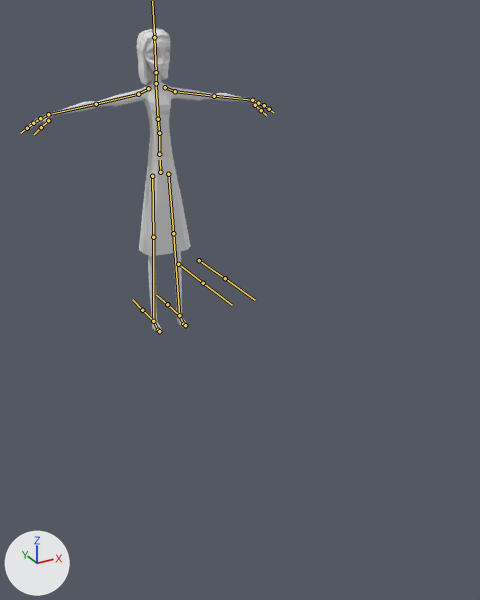
The FBX model Assets/Resources/Models/Players/New Models/Popular.fbx: old version first, new version second.
One viewpoint serves both versions: a 50 mm lens placed at (-4.54, -11.15, 5.83), pointed at (-0.37, -3.57, 2.04). The lights are fixed; the arrows at lower left show +X, +Y and +Z. The bones that bend it are drawn over the model as lines.

In view in the first picture: 'Body'.
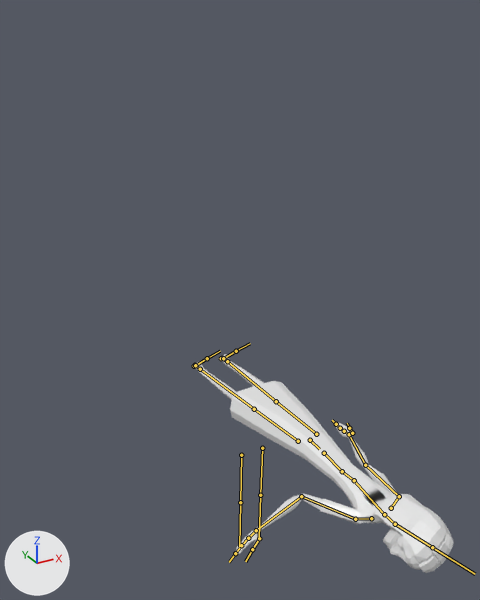
The newer file adds an action. The first version stands in its rest pose; the second is drawn at frame 91 of the action 'Armature|Death'.

The change, as JSON lines over the scene's bpy script:
```json
{"block": "bone_hips", "where": "bone_hips = bpy.data.objects['Armature'].pose.bones['Hips']"}
{"op": "set", "path": "bone_hips.location", "old": "(0.0, 0.0, 0.0)", "new": "(0.0, -7.06, 12.9)"}
{"op": "set", "path": "bone_hips.rotation_quaternion", "old": "(1.0, 0.0, 0.0, 0.0)", "new": "(0.689, 0.724, 0.016, -0.015)", "note": "degrees (0, 0, 0) -> degrees (93, 3, 0)"}
{"block": "bone_chest", "where": "bone_chest = bpy.data.objects['Armature'].pose.bones['Chest']  # child of 'UpperBack'"}
{"op": "set", "path": "bone_chest.rotation_quaternion", "old": "(1.0, 0.0, 0.0, 0.0)", "new": "(0.996, 0.083, 0.04, 0.013)", "note": "degrees (0, 0, 0) -> degrees (10, 4, 2)"}
{"block": "bone_neck", "where": "bone_neck = bpy.data.objects['Armature'].pose.bones['Neck']  # child of 'Chest'"}
{"op": "set", "path": "bone_neck.rotation_quaternion", "old": "(1.0, 0.0, 0.0, 0.0)", "new": "(0.983, -0.183, -0.015, -0.012)", "note": "degrees (0, 0, 0) -> degrees (-21, -2, -1)"}
{"block": "bone_head", "where": "bone_head = bpy.data.objects['Armature'].pose.bones['Head']  # child of 'Neck'"}
{"op": "set", "path": "bone_head.rotation_quaternion", "old": "(1.0, 0.0, 0.0, 0.0)", "new": "(0.871, -0.007, -0.49, -0.036)", "note": "degrees (0, 0, 0) -> degrees (2, -59, -6)"}
{"block": "bone_shoulder_l", "where": "bone_shoulder_l = bpy.data.objects['Armature'].pose.bones['Shoulder.L']  # child of 'Chest'"}
{"op": "set", "path": "bone_shoulder_l.location", "old": "(0.0, 0.0, 0.0)", "new": "(-0.06, -0.03, 0.0)"}
{"op": "set", "path": "bone_shoulder_l.rotation_quaternion", "old": "(1.0, 0.0, 0.0, 0.0)", "new": "(0.999, -0.05, -0.02, 0.0)", "note": "degrees (0, 0, 0) -> degrees (-6, -2, 0)"}
{"block": "bone_upperarm_l", "where": "bone_upperarm_l = bpy.data.objects['Armature'].pose.bones['UpperArm.L']  # child of 'Shoulder.L'"}
{"op": "set", "path": "bone_upperarm_l.rotation_quaternion", "old": "(1.0, 0.0, 0.0, 0.0)", "new": "(0.773, 0.092, -0.14, -0.612)", "note": "degrees (0, 0, 0) -> degrees (18, -6, -78)"}
{"block": "bone_lowerarm_l", "where": "bone_lowerarm_l = bpy.data.objects['Armature'].pose.bones['LowerArm.L']  # child of 'UpperArm.L'"}
{"op": "set", "path": "bone_lowerarm_l.rotation_quaternion", "old": "(1.0, 0.0, 0.0, 0.0)", "new": "(0.588, 0.117, -0.8, 0.035)", "note": "degrees (0, 0, 0) -> degrees (-15, -109, 27)"}
{"block": "bone_hands_r_001", "where": "bone_hands_r_001 = bpy.data.objects['Armature'].pose.bones['Hands.R.001']  # child of 'LowerArm.L'"}
{"op": "set", "path": "bone_hands_r_001.rotation_quaternion", "old": "(1.0, 0.0, 0.0, 0.0)", "new": "(0.978, -0.105, -0.078, 0.16)", "note": "degrees (0, 0, 0) -> degrees (-13, -7, 19)"}
{"block": "bone_thumb_r_001", "where": "bone_thumb_r_001 = bpy.data.objects['Armature'].pose.bones['Thumb.R.001']  # child of 'Hands.R.001'"}
{"op": "set", "path": "bone_thumb_r_001.rotation_quaternion", "old": "(1.0, 0.0, 0.0, 0.0)", "new": "(0.992, 0.107, -0.033, 0.058)", "note": "degrees (0, 0, 0) -> degrees (12, -5, 6)"}
{"block": "bone_shoulder_r", "where": "bone_shoulder_r = bpy.data.objects['Armature'].pose.bones['Shoulder.R']  # child of 'Chest'"}
{"op": "set", "path": "bone_shoulder_r.location", "old": "(0.0, 0.0, 0.0)", "new": "(0.06, -0.02, 0.0)"}
{"op": "set", "path": "bone_shoulder_r.rotation_quaternion", "old": "(1.0, 0.0, 0.0, 0.0)", "new": "(0.999, -0.047, 0.019, 0.0)", "note": "degrees (0, 0, 0) -> degrees (-5, 2, 0)"}
{"block": "bone_upperarm_r", "where": "bone_upperarm_r = bpy.data.objects['Armature'].pose.bones['UpperArm.R']  # child of 'Shoulder.R'"}
{"op": "set", "path": "bone_upperarm_r.rotation_quaternion", "old": "(1.0, 0.0, 0.0, 0.0)", "new": "(0.867, 0.182, -0.049, 0.461)", "note": "degrees (0, 0, 0) -> degrees (16, -15, 54)"}
{"block": "bone_lowerarm_r", "where": "bone_lowerarm_r = bpy.data.objects['Armature'].pose.bones['LowerArm.R']  # child of 'UpperArm.R'"}
{"op": "set", "path": "bone_lowerarm_r.rotation_quaternion", "old": "(1.0, 0.0, 0.0, 0.0)", "new": "(0.431, 0.403, 0.634, -0.5)", "note": "degrees (0, 0, 0) -> degrees (66, 108, -15)"}
{"block": "bone_hands_r", "where": "bone_hands_r = bpy.data.objects['Armature'].pose.bones['Hands.R']  # child of 'LowerArm.R'"}
{"op": "set", "path": "bone_hands_r.rotation_quaternion", "old": "(1.0, 0.0, 0.0, 0.0)", "new": "(0.964, 0.087, 0.226, -0.106)", "note": "degrees (0, 0, 0) -> degrees (8, 27, -11)"}
{"block": "bone_upperleg_l", "where": "bone_upperleg_l = bpy.data.objects['Armature'].pose.bones['UpperLeg.L']  # child of 'Hips'"}
{"op": "set", "path": "bone_upperleg_l.rotation_quaternion", "old": "(1.0, 0.0, 0.0, 0.0)", "new": "(0.997, 0.073, 0.008, 0.022)", "note": "degrees (0, 0, 0) -> degrees (8, 1, 3)"}
{"block": "bone_lowerleg_l", "where": "bone_lowerleg_l = bpy.data.objects['Armature'].pose.bones['LowerLeg.L']  # child of 'UpperLeg.L'"}
{"op": "set", "path": "bone_lowerleg_l.rotation_quaternion", "old": "(1.0, 0.0, 0.0, 0.0)", "new": "(1.0, 0.012, 0.0, 0.001)", "note": "degrees (0, 0, 0) -> degrees (1, 0, 0)"}
{"block": "bone_foot_l", "where": "bone_foot_l = bpy.data.objects['Armature'].pose.bones['Foot.L']  # child of 'LowerLeg.L'"}
{"op": "set", "path": "bone_foot_l.rotation_quaternion", "old": "(1.0, 0.0, 0.0, 0.0)", "new": "(0.868, -0.495, -0.025, 0.035)", "note": "degrees (0, 0, 0) -> degrees (-59, -1, 5)"}
{"block": "bone_upperleg_r", "where": "bone_upperleg_r = bpy.data.objects['Armature'].pose.bones['UpperLeg.R']  # child of 'Hips'"}
{"op": "set", "path": "bone_upperleg_r.rotation_quaternion", "old": "(1.0, 0.0, 0.0, 0.0)", "new": "(0.997, 0.073, -0.006, 0.023)", "note": "degrees (0, 0, 0) -> degrees (8, -1, 3)"}
{"block": "bone_lowerleg_r", "where": "bone_lowerleg_r = bpy.data.objects['Armature'].pose.bones['LowerLeg.R']  # child of 'UpperLeg.R'"}
{"op": "set", "path": "bone_lowerleg_r.rotation_quaternion", "old": "(1.0, 0.0, 0.0, 0.0)", "new": "(1.0, 0.012, 0.0, -0.001)", "note": "degrees (0, 0, 0) -> degrees (1, 0, 0)"}
{"block": "bone_foot_r", "where": "bone_foot_r = bpy.data.objects['Armature'].pose.bones['Foot.R']  # child of 'LowerLeg.R'"}
{"op": "set", "path": "bone_foot_r.rotation_quaternion", "old": "(1.0, 0.0, 0.0, 0.0)", "new": "(0.869, -0.495, -0.009, 0.022)", "note": "degrees (0, 0, 0) -> degrees (-59, 0, 3)"}
```

Where the change shows, as pixel boxes (x1, y1, x2, y2) in the pictures (480 x 600 px):
```json
{"object": "Body", "change": "posed", "before": [28, 28, 270, 333], "after": [193, 354, 453, 573], "on screen": "7% wider, 28% shorter"}
{"bone": "Hips", "before": "(160, 172) to (160, 160)", "after": "(310, 440) to (319, 449)"}
{"bone": "Chest", "before": "(158, 119) to (156, 85)", "after": "(354, 480) to (382, 512)"}
{"bone": "Neck", "before": "(156, 83) to (156, 72)", "after": "(384, 514) to (395, 524)"}
{"bone": "Head", "before": "(156, 72) to (154, 37)", "after": "(395, 524) to (432, 547)"}
{"bone": "Shoulder.L", "before": "(165, 87) to (175, 91)", "after": "(391, 508) to (399, 496)"}
{"bone": "UpperArm.L", "before": "(175, 91) to (214, 96)", "after": "(399, 496) to (365, 465)"}
{"bone": "LowerArm.L", "before": "(214, 96) to (252, 100)", "after": "(365, 465) to (349, 434)"}
{"bone": "Hands.R.001", "before": "(252, 100) to (257, 102)", "after": "(349, 434) to (344, 431)"}
{"bone": "Thumb.R.001", "before": "(255, 105) to (261, 110)", "after": "(352, 433) to (349, 428)"}
{"bone": "Shoulder.R", "before": "(148, 88) to (138, 94)", "after": "(371, 518) to (355, 519)"}
{"bone": "UpperArm.R", "before": "(138, 94) to (96, 104)", "after": "(355, 519) to (301, 496)"}
{"bone": "LowerArm.R", "before": "(96, 104) to (48, 114)", "after": "(301, 496) to (256, 530)"}
{"bone": "Hands.R", "before": "(48, 114) to (41, 118)", "after": "(256, 530) to (249, 537)"}
{"bone": "UpperLeg.L", "before": "(168, 174) to (173, 233)", "after": "(316, 434) to (276, 401)"}
{"bone": "LowerLeg.L", "before": "(173, 233) to (179, 315)", "after": "(276, 401) to (227, 361)"}
{"bone": "Foot.L", "before": "(179, 315) to (183, 324)", "after": "(227, 361) to (222, 358)"}
{"bone": "UpperLeg.R", "before": "(152, 176) to (153, 237)", "after": "(298, 441) to (254, 409)"}
{"bone": "LowerLeg.R", "before": "(153, 237) to (153, 321)", "after": "(254, 409) to (200, 369)"}
{"bone": "Foot.R", "before": "(153, 321) to (158, 330)", "after": "(200, 369) to (195, 365)"}
```
